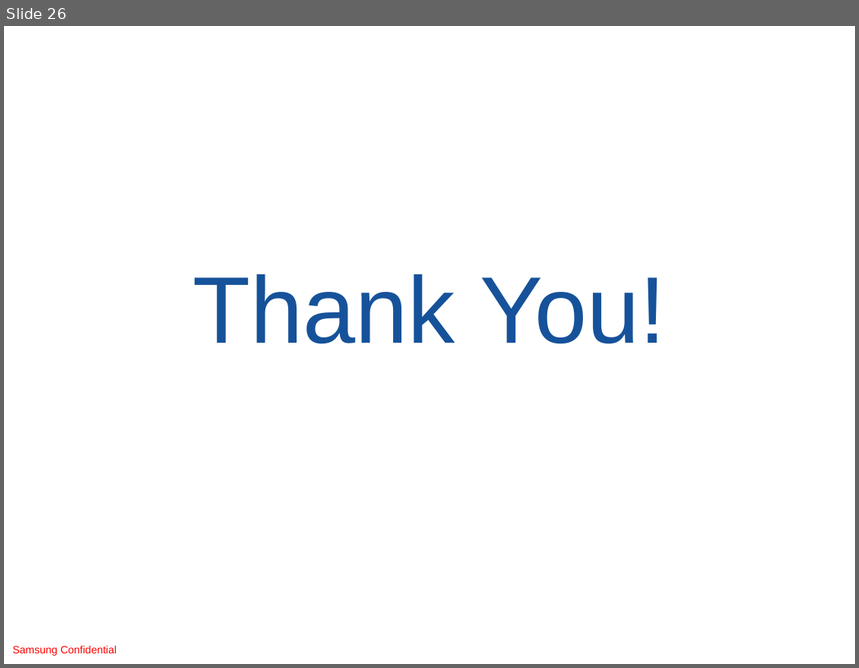
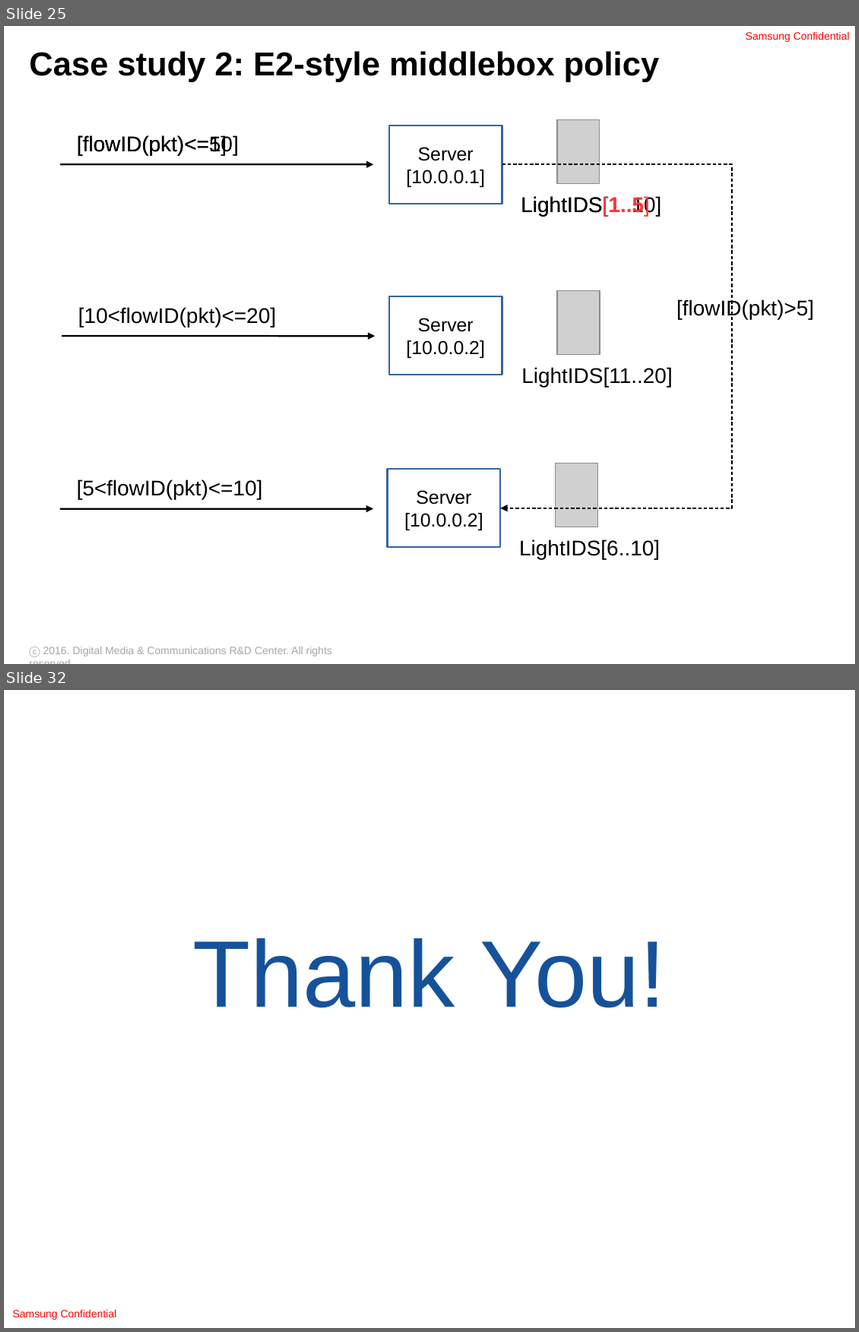
Before and after one commit to ryzhyk/cocoon, a slide deck: doc/distsys_talk_03_09_16.odp. Shown one above the other, each under a label of ours: slide 26 before the commit, slides 25 and 32 after it; the slides between them are not shown. The pictures are 859x668 and 859x1332 pixels, drawn with LibreOffice and Linux fonts; fonts in the diff are those of the drawing; grey boxes stand for pictures; background and template pictures are left out. Boxes give left, top, right and bottom in pixels: in the first picture for what was removed or moved away, otherwise in the second. Text is boxed around its words. In the diff, an @@ line names an element or a change of style, - is before the commit and + after.

```diff
--- a/doc/distsys_talk_03_09_16.odp
+++ b/doc/distsys_talk_03_09_16.odp
@@ slide 25 added at <box>4,26,855,664</box>, background #FFFFFF @@
@@ text added at <box>746,32,850,42</box>, 9 pt, text #FF0000 @@
+Samsung Confidential
@@ title added at <box>29,51,660,82</box>, 28 pt, text #000000, bold @@
+Case study 2: E2-style middlebox policy
@@ text added at <box>77,135,239,155</box>, 18 pt, text #000000 @@
+[flowID(pkt)<=10]
@@ text added at <box>77,135,227,155</box>, 18 pt, text #000000 @@
+[flowID(pkt)<=5]
@@ rectangle added at <box>389,126,503,204</box>, outline #3465A4 1.45 pt, 16 pt, text #000000 @@
+Server
+[10.0.0.1]
@@ picture added at <box>557,119,600,183</box> @@
@@ arrow added from (60, 165) to (373, 165), #000000 1.45 pt @@
@@ elbow arrow added from (502, 165) to (500, 509), #000000 1.45 pt @@
@@ text added at <box>521,196,661,216</box>, 18 pt, text #000000 @@
+LightIDS[1..10]
@@ text added at <box>521,196,650,216</box>, 18 pt, text #000000 @@
+LightIDS[1..5]
@@ rectangle added at <box>389,297,503,375</box>, outline #3465A4 1.45 pt, 16 pt, text #000000 @@
+Server
+[10.0.0.2]
@@ picture added at <box>557,290,600,354</box> @@
@@ text added at <box>78,307,276,327</box>, 18 pt, text #000000 @@
+[10<flowID(pkt)<=20]
@@ text added at <box>677,300,814,319</box>, 18 pt, text #000000 @@
+[flowID(pkt)>5]
@@ arrow added from (62, 336) to (375, 336), #000000 1.45 pt @@
@@ text added at <box>522,367,673,387</box>, 18 pt, text #000000 @@
+LightIDS[11..20]
@@ text added at <box>77,480,263,500</box>, 18 pt, text #000000 @@
+[5<flowID(pkt)<=10]
@@ rectangle added at <box>388,470,501,548</box>, outline #3465A4 1.45 pt, 16 pt, text #000000 @@
+Server
+[10.0.0.2]
@@ picture added at <box>556,464,598,528</box> @@
@@ arrow added from (60, 509) to (373, 509), #000000 1.45 pt @@
@@ text added at <box>519,540,660,560</box>, 18 pt, text #000000 @@
+LightIDS[6..10]
@@ text added at <box>29,647,332,658</box>, 9 pt, text #A6A6A6 @@
+ⓒ 2016. Digital Media & Communications R&D Center. All rights reserved.
@@ what was slide 26 is now slide 32 @@
```
Also in this commit, not shown: 10 slides changed, 6 other slides added, 1 slide removed.
